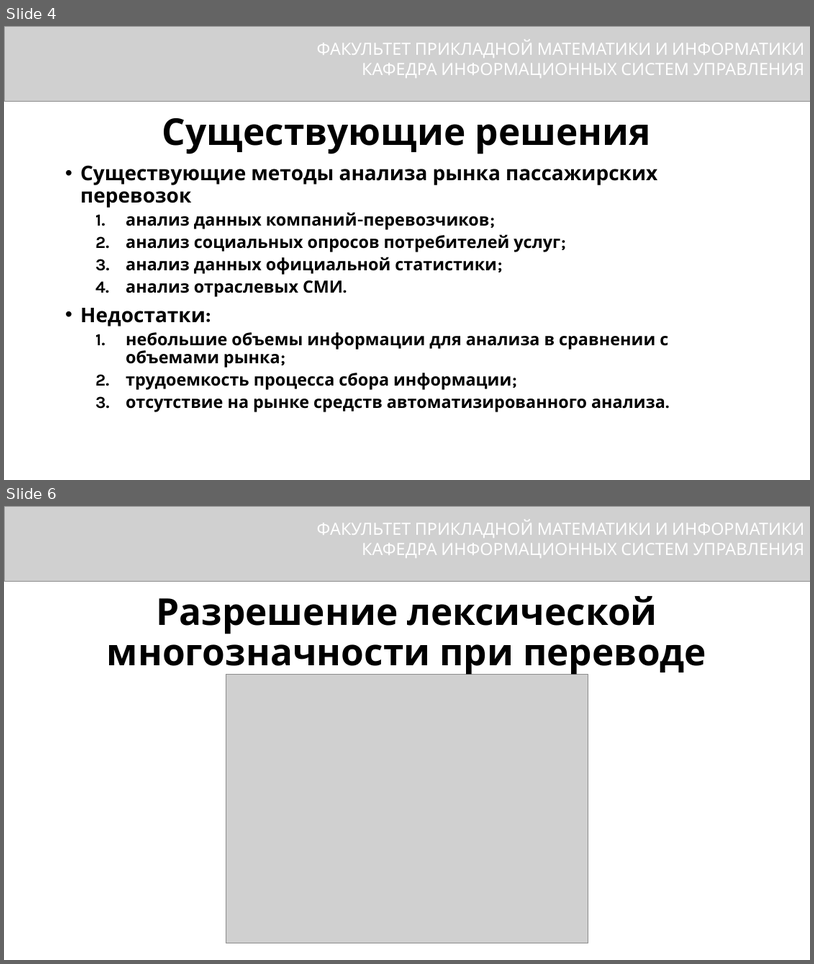
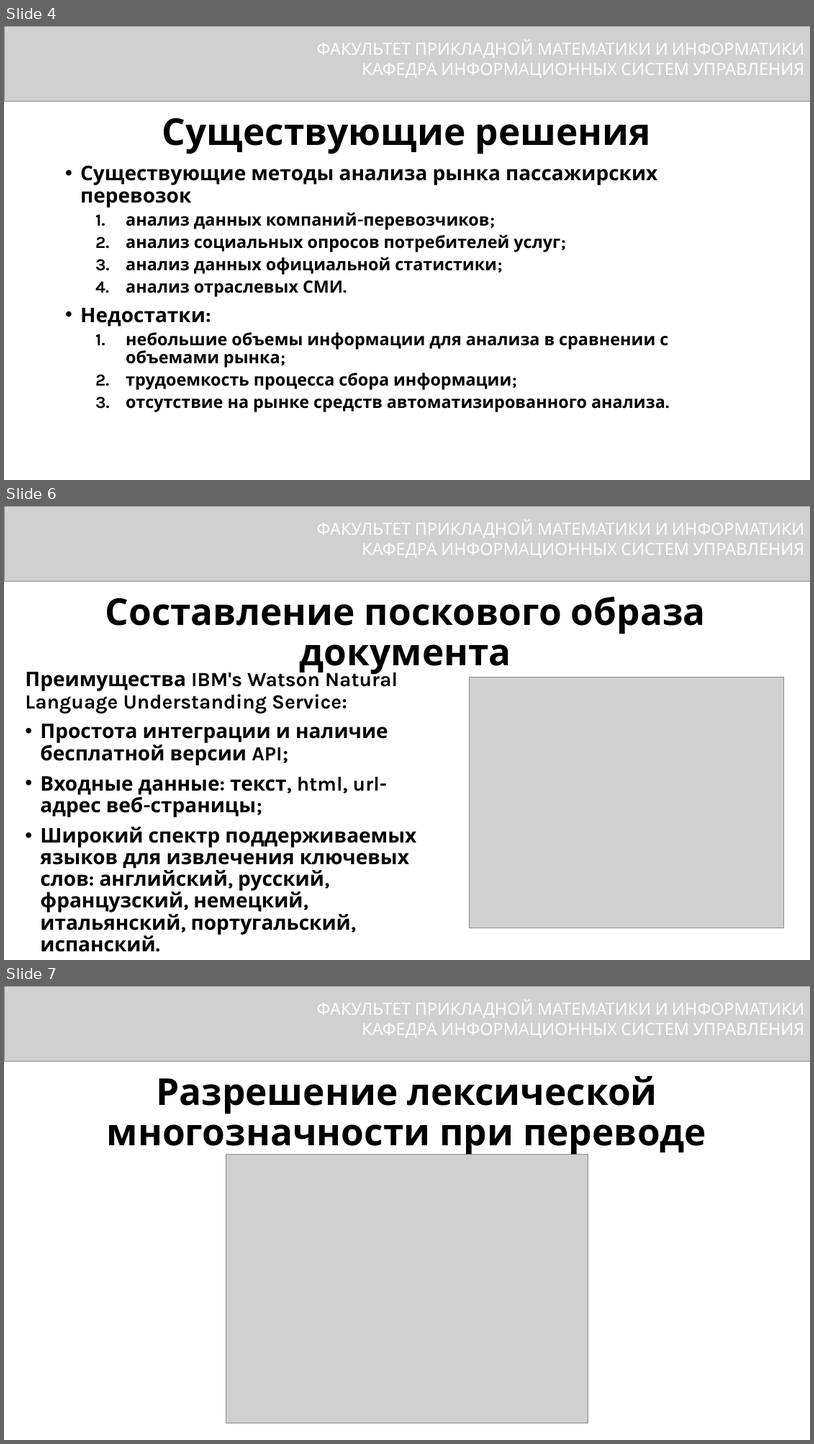
Before and after one commit to DimkaFPM/diplom, a slide deck: presentetion.pptx. Shown one above the other, each under a label of ours: slides 4 and 6 before the commit, slides 4, 6 and 7 after it; the slides between them are not shown. The pictures are 814x964 and 814x1444 pixels, drawn with LibreOffice and Linux fonts; fonts in the diff are those of the drawing; grey boxes stand for pictures. Boxes give left, top, right and bottom in pixels: in the first picture for what was removed or moved away, otherwise in the second. Text is boxed around its words. In the diff, an @@ line names an element or a change of style, - is before the commit and + after.

```diff
--- a/presentetion.pptx
+++ b/presentetion.pptx
@@ slide 6 added at [4, 506, 810, 960], background #FFFFFF @@
@@ picture added at [4, 506, 810, 581] @@
@@ text added at [317, 520, 805, 558], 20 pt, text #FFFFFF @@
+ФАКУЛЬТЕТ ПРИКЛАДНОЙ МАТЕМАТИКИ И ИНФОРМАТИКИ
+КАФЕДРА ИНФОРМАЦИОННЫХ СИСТЕМ УПРАВЛЕНИЯ
@@ text added at [106, 596, 706, 674], 44 pt, text #000000, bold @@
+Составление поскового образа документа
@@ text added at [25, 668, 417, 952], 24 pt, text #000000, bold @@
+Преимущества IBM's Watson Natural Language Understanding Service:
+• Простота интеграции и наличие бесплатной версии API;
+• Входные данные: текст, html, url-адрес веб-страницы;
+• Широкий спектр поддерживаемых языков для извлечения ключевых слов: английский, русский, французский, немецкий, итальянский, португальский, испанский.
@@ picture added at [469, 677, 784, 928] @@
@@ what was slide 6 is now slide 7 @@
```
Also in this commit, not shown: 1 other slide added, 1 slide removed.
